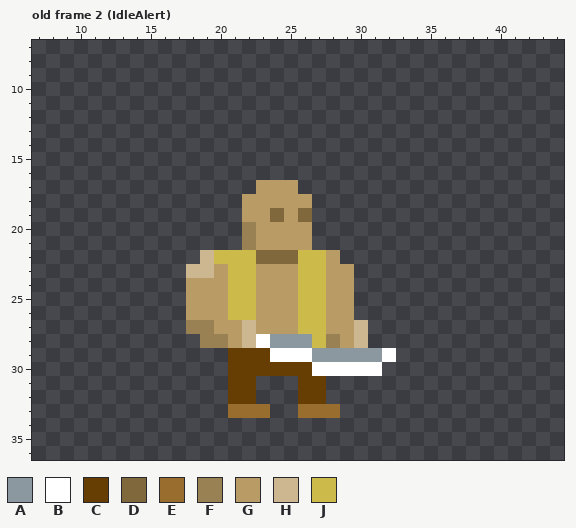
Pixel-art file: HumanMelee1.aseprite. Above, as it was before the edit.
48x48 pixels, 24 frames. Shown: old frame 2 (IdleAlert): x 7..44, y 7..36. The commit also changed other frames, which this record leaves out.
Visible layers, top first: "effects", "weapon", "gob".
Palette (. is transparent): A #8b989f  B #ffffff  C #663e04  D #80683c  E #996d2d  F #998153  G #b99c65  H #ccb791  J #ccbb4a
Pixels before, old frame 2 (IdleAlert), first column x 18:
17 .....GGG.......
18 ....GGGGG......
19 ....GGDGD......
20 ....FGGGG......
21 ....FGGGG......
22 .HJJJDDDJJG....
23 HHGJJGGGJJGG...
24 GGGJJGGGJJGG...
25 GGGJJGGGJJGG...
26 GGGJJGGGJJGG...
27 FFGGHGGGJJGGH..
28 .FFGHBAAAJFGH..
29 ...CCCBBBAAAAAB
30 ...CCCCCCBBBBB.
31 ...CC...CC.....
32 ...CC...CC.....
33 ...EEE..EEE....
The same view after the edit:
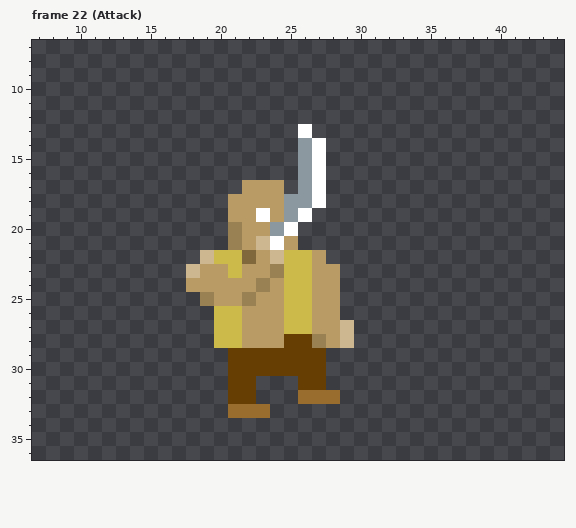
A new or re-ordered frame is compared with the old frame closest to it.
What changed:
frames re-ordered
Changed rows in their new state; - is an unchanged pixel.
Frame 22 (Attack) against old frame 2 (IdleAlert), layers "weapon", "gob":
first column x 18:
13 --------B------
14 --------AB-----
15 --------AB-----
16 --------AB-----
17 ----G--.AB-----
18 ---G---AAB-----
19 ---G-BGAB------
20 ---FG-AB.------
21 ---FGHB-.------
22 ----DGHJ-G.----
23 -G--G-FJ-G-.---
24 ---GGF-J-G-.---
25 .F-GF--J-G-.---
26 ..J-G--J-G-.---
27 ..JJG--J-G-H.--
28 -.JJGGGCCFGH.--
29 ------CCCC.....
30 ---------C....-
32 --------EEE----
33 --------...----
